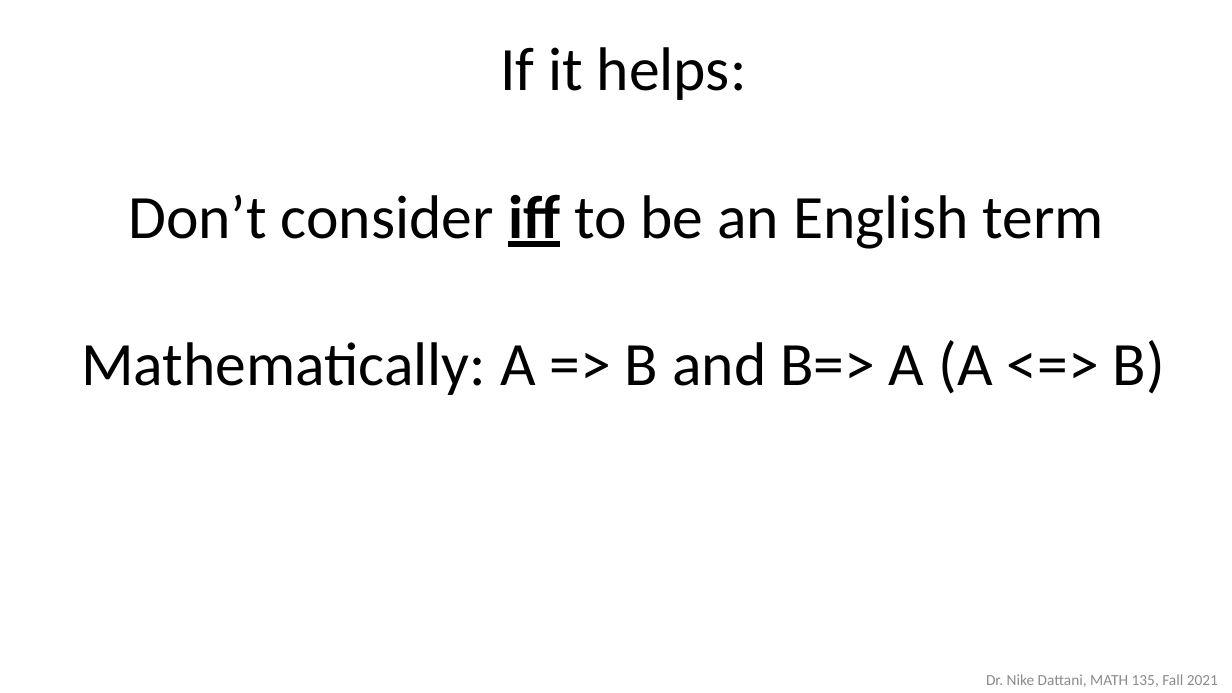
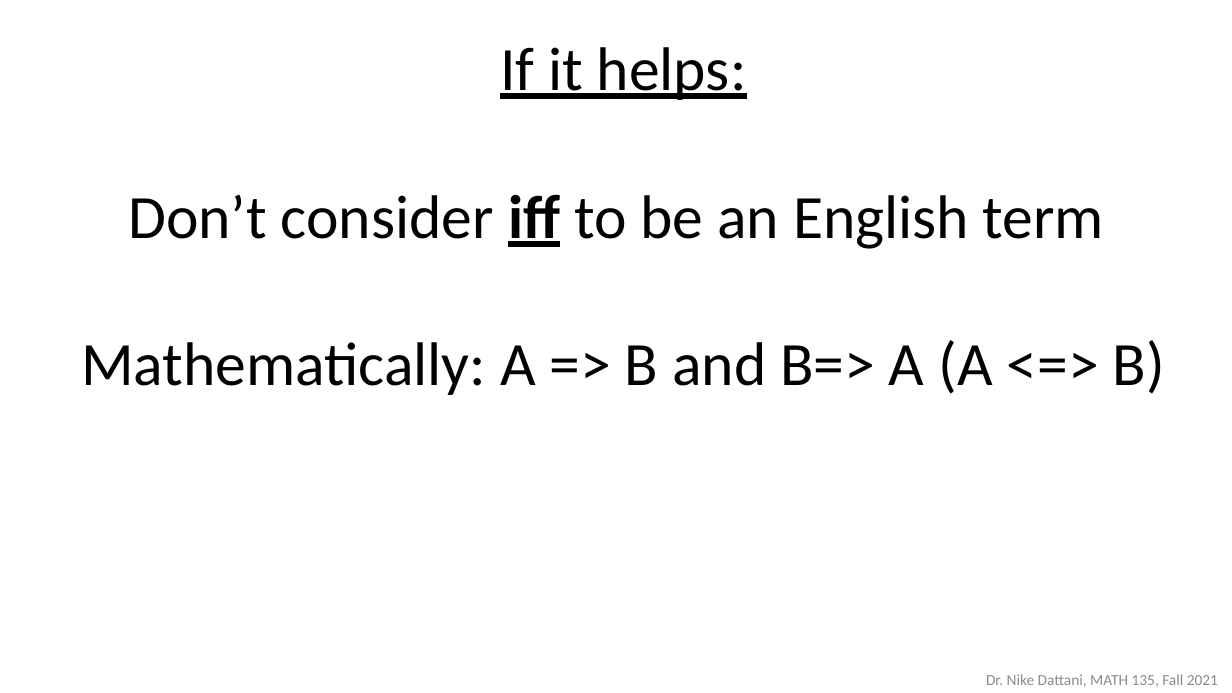
Before and after one commit to ndattani/Lecture_Notes, a slide deck: slide 19 of University_of_Waterloo/Fall_2021/MATH135/UW_Fall2021_MATH135_Lecture6.pptx. Drawn at 1232x693 pixels with LibreOffice and Linux fonts; fonts in the diff are those of the drawing. Boxes give left, top, right and bottom in pixels: in the first picture for what was removed or moved away, otherwise in the second. Text is boxed around its words. In the diff, an @@ line names an element or a change of style, - is before the commit and + after.

```diff
--- a/University_of_Waterloo/Fall_2021/MATH135/UW_Fall2021_MATH135_Lecture6.pptx
+++ b/University_of_Waterloo/Fall_2021/MATH135/UW_Fall2021_MATH135_Lecture6.pptx
@@ text at (500, 47, 747, 100): underline on in "If it helps:" @@
```
Also in this commit, not shown: 4 other slides changed, 5 other files.
